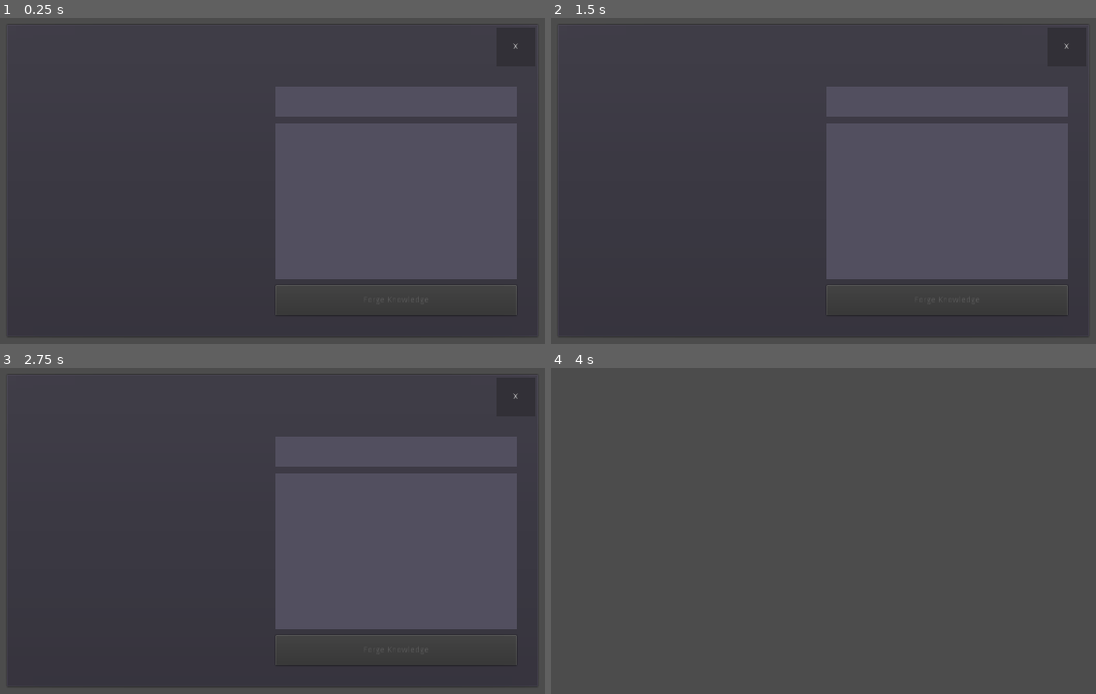
Above: before the commit, frames 1-4 (two rows, left to right).
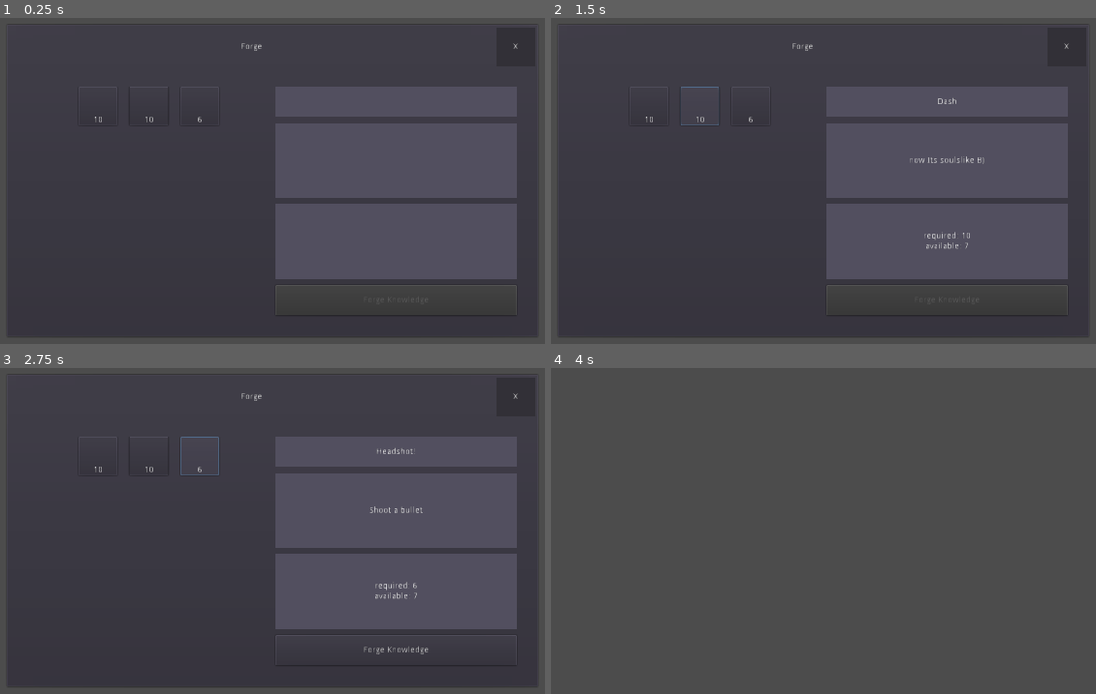
Above: after the commit, the same moments.

Repository: deerformera/neruka
Game: Godot game, scene res://characters/cat/forge.tscn
The game is run twice, just before and just after one commit, with the same random seed, the same clock (stepped at 60 frames per second) and the same inputs. This scene is started directly instead of the project's main scene.
Inputs (mouse positions are in pixels of both pictures, inside the frame that each line leads up to):
- Up to frame 1 (0.25 s): no input
- Up to frame 2 (1.5 s): click (649, 106) at 0.52 s; click (698, 106) at 1.27 s
- Up to frame 3 (2.75 s): click (201, 456) at 2.02 s
- Up to frame 4 (4 s): click (948, 651) at 2.75 s, where only the run after the commit has a clickable "Forge Knowledge"; click "X" at 3.5 s

The runs differ from the first frame. In frame 1, 0.9% of the frame differs, in the area x 17-95%, y 7-57%; in frame 2, 1.1%; in frame 3, 1.3%, in the area x 17-95%, y 7-88%; in frame 4, nothing differs.

Commit message:
forge price

Diff:
--- a/characters/cat/forge.gd
+++ b/characters/cat/forge.gd
@@ -7,7 +7,7 @@
 var data: Array
 
 func _ready():
-    $Margin/Panel/VBox/CloseButton.connect("pressed", self, "close")
+    $Margin/Panel/VBox/HBox/CloseButton.connect("pressed", self, "close")
     $Margin/Panel/VBox/Margin/HBox/VBox/ForgeButton.connect("pressed", self, "forge")
     $Margin/Panel/VBox/Margin/HBox/VBox/ForgeButton.disabled = true
     items()
@@ -19,17 +19,22 @@
     for i in Utils.knowledges.size():
         data.append(Utils.get_ability(Utils.knowledges[i]))
         var item_ins = item.instance()
+        item_ins.get_node("VB/Label").text = str(data[i].price)
         item_ins.connect("pressed", self, "item_pressed", [i])
         container.add_child(item_ins)
 
 func item_pressed(index):
+    var forge = $Margin/Panel/VBox/Margin/HBox/VBox/ForgeButton
     selected = Utils.knowledges[index]
     if Utils.abilities.has(Utils.knowledges[index]):
-        $Margin/Panel/VBox/Margin/HBox/VBox/ForgeButton.disabled = true
-    else: $Margin/Panel/VBox/Margin/HBox/VBox/ForgeButton.disabled = false
+        forge.disabled = true
+    else: forge.disabled = false
+    if Utils.orbs < data[index].price: forge.disabled = true
+    else: forge.disabled = false
 
     $Margin/Panel/VBox/Margin/HBox/VBox/Name.text = data[index].name
     $Margin/Panel/VBox/Margin/HBox/VBox/Desc.text = data[index].desc
+    $Margin/Panel/VBox/Margin/HBox/VBox/Price.text = "required: " + str(data[index].price) + "\navailable: " + str(Utils.orbs)
 
 func forge():
     Utils.learn(selected)
--- a/characters/cat/forge.tscn
+++ b/characters/cat/forge.tscn
@@ -34,7 +34,20 @@
 margin_right = 873.0
 margin_bottom = 513.0
 
-[node name="CloseButton" type="Button" parent="Margin/Panel/VBox"]
+[node name="HBox" type="HBoxContainer" parent="Margin/Panel/VBox"]
+margin_right = 866.0
+margin_bottom = 64.0
+
+[node name="Label" type="Label" parent="Margin/Panel/VBox/HBox"]
+margin_right = 798.0
+margin_bottom = 64.0
+size_flags_horizontal = 3
+size_flags_vertical = 3
+text = "Forge"
+align = 1
+valign = 1
+
+[node name="CloseButton" type="Button" parent="Margin/Panel/VBox/HBox"]
 margin_left = 802.0
 margin_right = 866.0
 margin_bottom = 64.0
@@ -96,6 +109,15 @@
 [node name="Desc" type="Label" parent="Margin/Panel/VBox/Margin/HBox/VBox"]
 margin_top = 60.0
 margin_right = 398.0
+margin_bottom = 184.0
+size_flags_vertical = 3
+custom_styles/normal = SubResource( 3 )
+align = 1
+valign = 1
+
+[node name="Price" type="Label" parent="Margin/Panel/VBox/Margin/HBox/VBox"]
+margin_top = 194.0
+margin_right = 398.0
 margin_bottom = 318.0
 size_flags_vertical = 3
 custom_styles/normal = SubResource( 3 )
--- a/characters/cat/utils.gd
+++ b/characters/cat/utils.gd
@@ -12,12 +12,12 @@
     "mind": 3
 }
 
-var orbs: int = 100
+var orbs: int = 7
 
 var abilities_data: Array
 var abilities: Array
 var current_abilities: Array = [2,1,0]
-var knowledges: Array
+var knowledges: Array = [1,2,0]
 
 func _ready():
     var f = File.new()
@@ -70,7 +70,7 @@
 
 func learn(id: int):
     if !abilities.has(id):
-        print("You forged ", get_ability(id).name)
+        orbs -= get_ability(id).price
         abilities.append(id)
 
 func identify(id: int):
